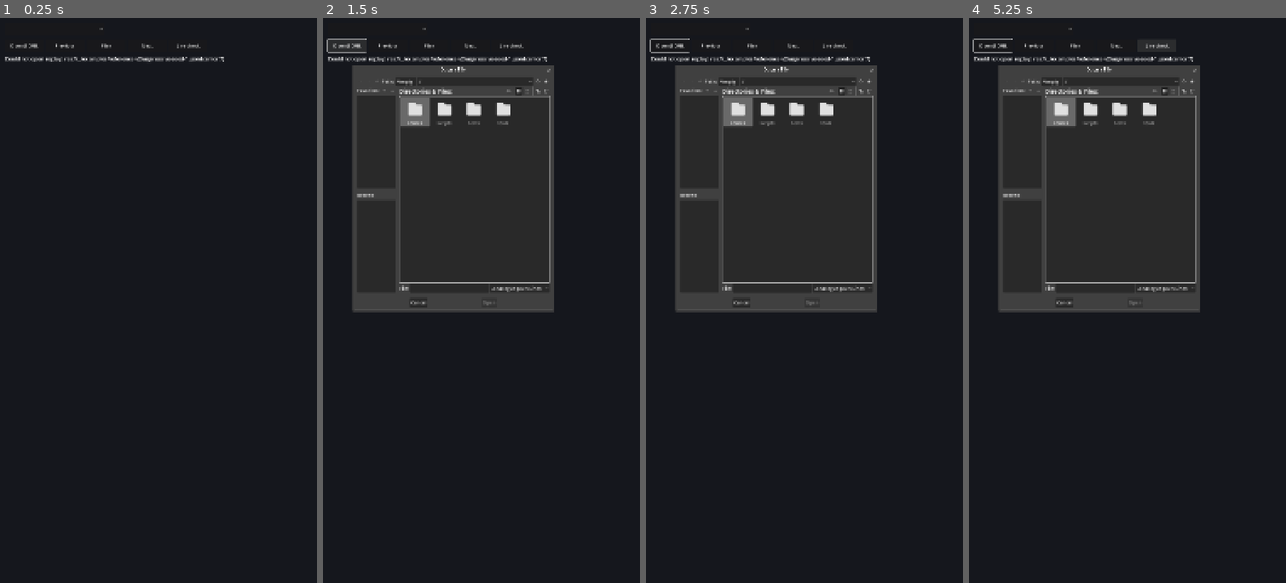
Above: before the commit, frames 1-4 (left to right).
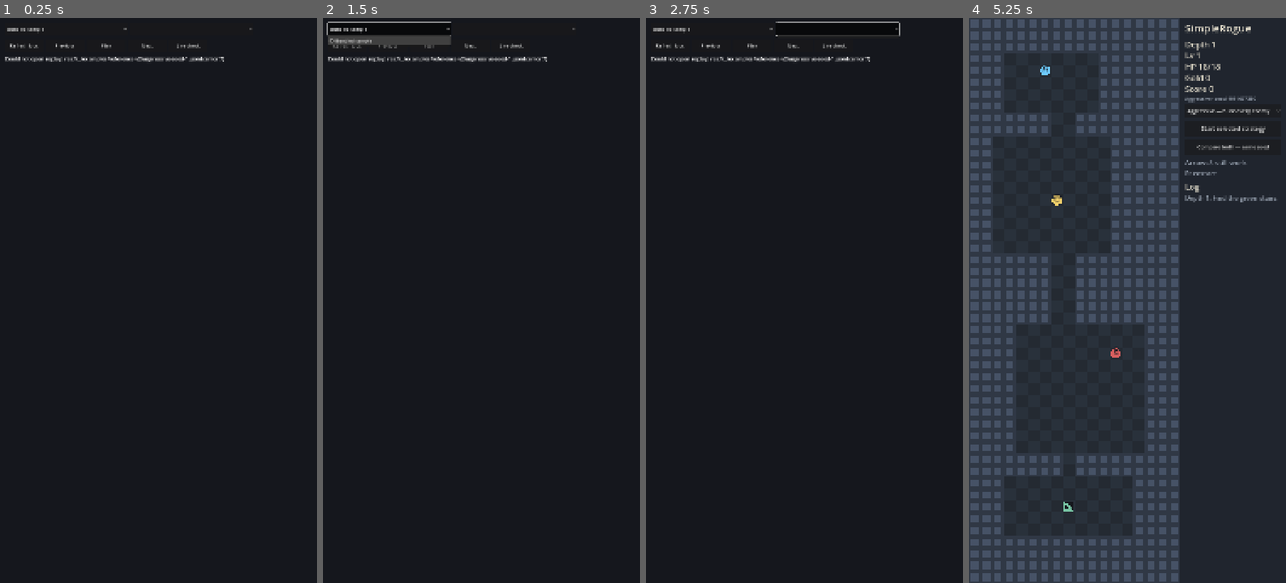
Above: after the commit, the same moments.

Repository: torafugu/anarogue
Game: Godot game, scene res://scenes/replay.tscn
Same seed, same stepped clock (60 frames per second), same inputs: the game is played once before the commit and once after it.
Inputs (mouse positions are in pixels of both pictures, inside the frame that each line leads up to):
- Up to frame 1 (0.25 s): no input
- Up to frame 2 (1.5 s): click (389, 29) at 0.5 s, where only the run after the commit has a clickable "Bundled sample"; click (348, 46) at 1.25 s, where only the run before the commit has a clickable "Open JSONL"
- Up to frame 3 (2.75 s): click (839, 29) at 2.02 s
- Up to frame 4 (5.25 s): click "Previous" at 2.75 s; click (994, 46) at 3.5 s, where only the run after the commit has a clickable "Refresh logs"; click (1035, 29) at 4.27 s; click "Live check" at 5 s

The runs differ from the first frame. In frame 1, 0.1% of the frame differs, in the area x 2-80%, y 1-6%; in frame 2, 9.3%; in frame 3, 8.8%; in frame 4, 50%, in the area x 0-99%, y 0-100%.

Commit message:
List user logs in replay selector

Diff:
--- a/game/scripts/replay_viewer.gd
+++ b/game/scripts/replay_viewer.gd
@@ -23,10 +23,10 @@
 var auto_elapsed := 0.0
 var arrow_elapsed := 0.0
 var font := ThemeDB.fallback_font
+var log_selector: OptionButton
 var run_selector: OptionButton
 var status_label: Label
 var play_button: Button
-var file_dialog: FileDialog
 
 
 func _ready() -> void:
@@ -34,18 +34,29 @@
 	get_viewport().size_changed.connect(layout_controls)
 	layout_controls()
 	var replay_path := command_line_replay_path()
-	if replay_path.is_empty():
-		replay_path = DEFAULT_REPLAY
-	load_replay(replay_path)
+	if not replay_path.is_empty():
+		add_external_log_option(replay_path)
+		load_replay(replay_path)
+	elif not refresh_log_files():
+		add_external_log_option(DEFAULT_REPLAY, "Bundled sample")
+		load_replay(DEFAULT_REPLAY)
 
 
 func create_controls() -> void:
+	log_selector = OptionButton.new()
+	log_selector.name = "LogSelector"
+	log_selector.tooltip_text = "JSONL files stored in user://"
+	log_selector.item_selected.connect(load_log_at)
+	add_child(log_selector)
+
 	run_selector = OptionButton.new()
+	run_selector.name = "RunSelector"
+	run_selector.tooltip_text = "Run contained in the selected JSONL file"
 	run_selector.item_selected.connect(select_run_at)
 	add_child(run_selector)
 
-	var open_button := make_button("Open JSONL", open_file_dialog)
-	open_button.name = "OpenButton"
+	var refresh_button := make_button("Refresh logs", reload_log_files)
+	refresh_button.name = "RefreshButton"
 	var previous_button := make_button("Previous", previous_frame)
 	previous_button.name = "PreviousButton"
 	play_button = make_button("Play", toggle_playing)
@@ -60,14 +71,6 @@
 	status_label.autowrap_mode = TextServer.AUTOWRAP_WORD_SMART
 	add_child(status_label)
 
-	file_dialog = FileDialog.new()
-	file_dialog.access = FileDialog.ACCESS_FILESYSTEM
-	file_dialog.file_mode = FileDialog.FILE_MODE_OPEN_FILE
-	file_dialog.add_filter("*.jsonl", "AnaRogue JSON Lines")
-	file_dialog.file_selected.connect(load_replay)
-	add_child(file_dialog)
-
-
 func make_button(text: String, callback: Callable) -> Button:
 	var button := Button.new()
 	button.text = text
@@ -78,10 +81,13 @@
 
 func layout_controls() -> void:
 	var width := get_viewport_rect().size.x
-	run_selector.position = Vector2(16, 16)
-	run_selector.size = Vector2(minf(340, width - 32), 44)
+	var selector_width := minf(420, (width - 40) * 0.5)
+	log_selector.position = Vector2(16, 16)
+	log_selector.size = Vector2(selector_width, 44)
+	run_selector.position = Vector2(24 + selector_width, 16)
+	run_selector.size = Vector2(minf(420, width - selector_width - 40), 44)
 	var button_names := [
-		"OpenButton", "PreviousButton", "PlayButton", "NextButton", "SimulatorButton"
+		"RefreshButton", "PreviousButton", "PlayButton", "NextButton", "SimulatorButton"
 	]
 	var x := 16.0
 	for button_name in button_names:
@@ -94,6 +100,59 @@
 	queue_redraw()
 
 
+func refresh_log_files(preferred_path: String = "") -> bool:
+	var logs: Array[Dictionary] = []
+	var directory := DirAccess.open("user://")
+	if directory == null:
+		return false
+	for file_name in directory.get_files():
+		if not file_name.to_lower().ends_with(".jsonl"):
+			continue
+		var path := "user://%s" % file_name
+		logs.append({
+			"name": file_name,
+			"path": path,
+			"modified": FileAccess.get_modified_time(path),
+		})
+	logs.sort_custom(func(a: Dictionary, b: Dictionary) -> bool:
+		return int(a["modified"]) > int(b["modified"])
+	)
+	log_selector.clear()
+	for log_entry in logs:
+		log_selector.add_item(str(log_entry["name"]))
+		log_selector.set_item_metadata(log_selector.item_count - 1, log_entry["path"])
+	if logs.is_empty():
+		return false
+	var selected_index := 0
+	for index in range(log_selector.item_count):
+		if str(log_selector.get_item_metadata(index)) == preferred_path:
+			selected_index = index
+			break
+	log_selector.select(selected_index)
+	load_log_at(selected_index)
+	return true
+
+
+func reload_log_files() -> void:
+	var preferred_path := replay.source_path if replay.source_path.begins_with("user://") else ""
+	if not refresh_log_files(preferred_path):
+		status_label.text = "No JSONL logs found in user://"
+		queue_redraw()
+
+
+func load_log_at(index: int) -> void:
+	if index < 0 or index >= log_selector.item_count:
+		return
+	load_replay(str(log_selector.get_item_metadata(index)))
+
+
+func add_external_log_option(path: String, label: String = "") -> void:
+	log_selector.clear()
+	log_selector.add_item(label if not label.is_empty() else path.get_file())
+	log_selector.set_item_metadata(0, path)
+	log_selector.select(0)
+
+
 func load_replay(path: String) -> void:
 	var error := replay.load_file(path)
 	if error != OK:
@@ -174,10 +233,6 @@
 		next_frame()
 	elif event.keycode == KEY_SPACE:
 		toggle_playing()
-
-
-func open_file_dialog() -> void:
-	file_dialog.popup_centered_ratio(0.8)
 
 
 func open_live_simulator() -> void:
Not shown, changed: README.md
